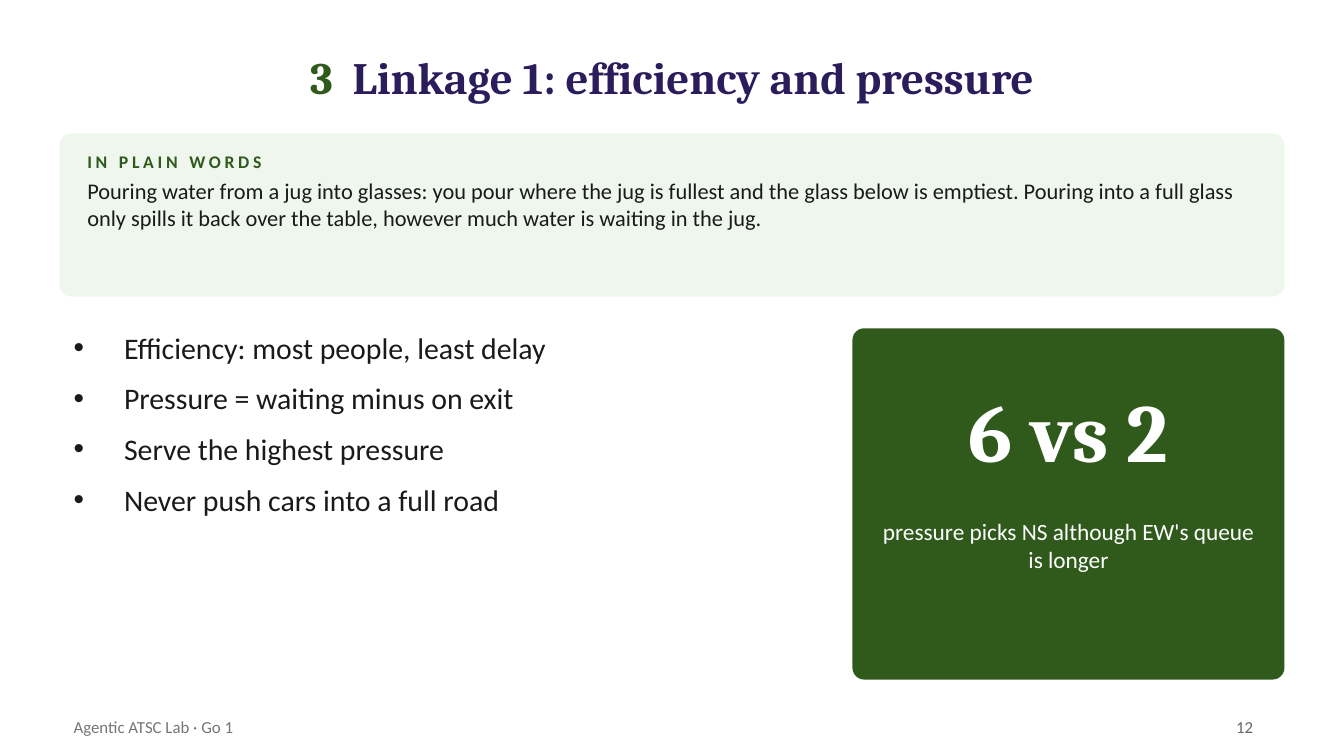
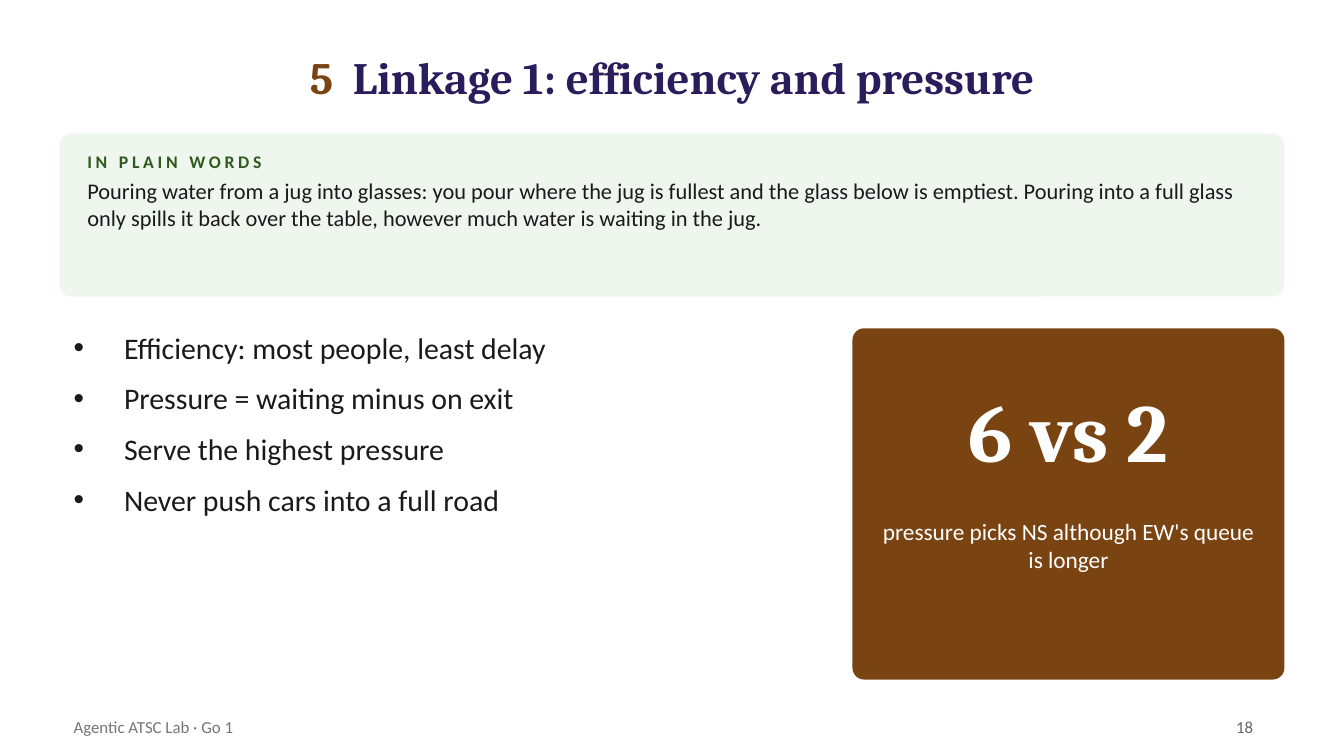
Before and after one commit to smrahmanbd/agentic-atsc-lab, a slide deck: slide 18 of docs/materials/AATSC_Go1_Lecture.pptx (slide 12 before the commit). Drawn at 1344x756 pixels with LibreOffice and Linux fonts; fonts in the diff are those of the drawing. Boxes give left, top, right and bottom in pixels: in the first picture for what was removed or moved away, otherwise in the second. Text is boxed around its words. In the diff, an @@ line names an element or a change of style, - is before the commit and + after.

```diff
--- a/docs/materials/AATSC_Go1_Lecture.pptx
+++ b/docs/materials/AATSC_Go1_Lecture.pptx
@@ title at bbox=[310, 62, 1034, 104]: text changed @@
-3 Linkage 1: efficiency and pressure
+5 Linkage 1: efficiency and pressure
@@ rounded rectangle at bbox=[853, 329, 1284, 679]: fill #2F5A1C to #7A4412; outline #2F5A1C 1 pt to #7A4412 1 pt @@
@@ page number at bbox=[1236, 721, 1253, 733]: text changed @@
-12
+18
```
Also in this commit, not shown: 26 other slides changed, 6 slides added, 2 other files.
